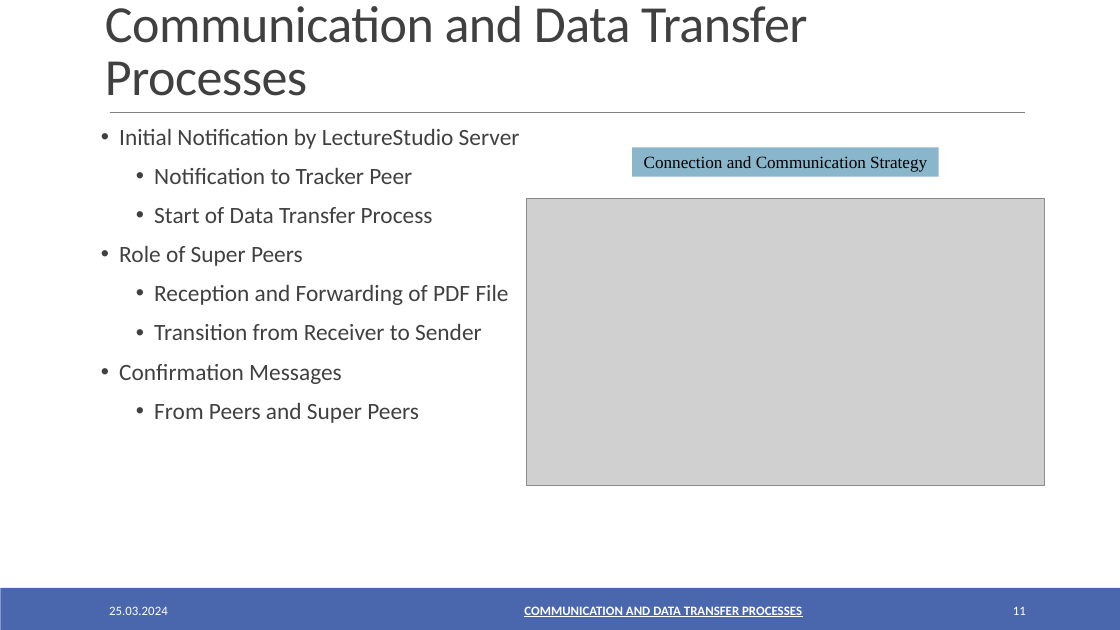
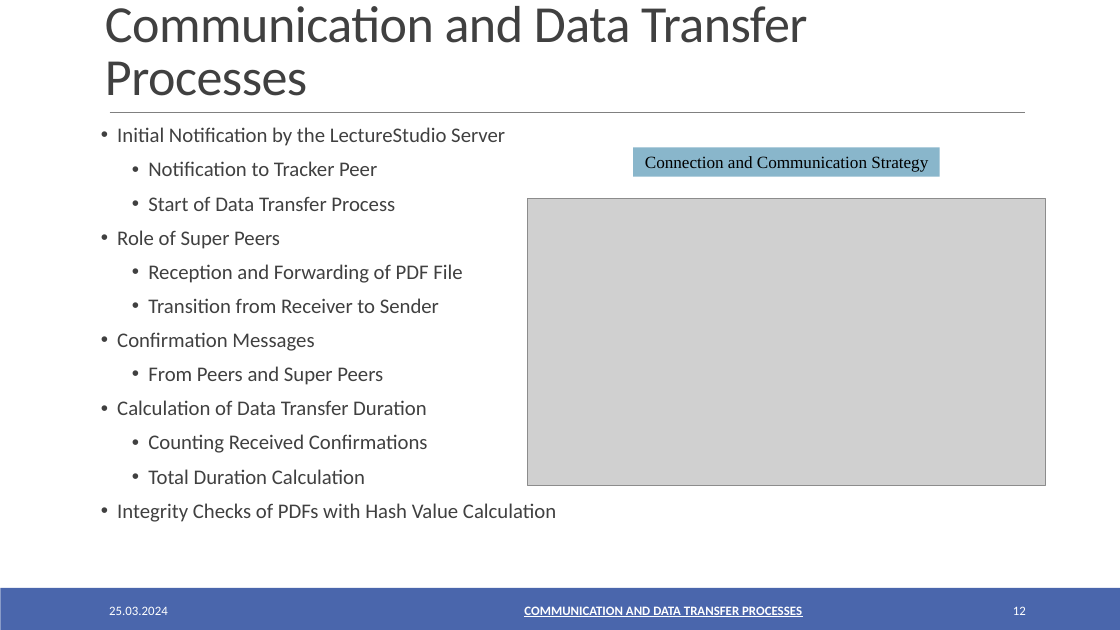
Before and after one commit to oezcankaraca/abschlussvortrag, a slide deck: slide 12 of Abschlussvortrag.pptx (slide 11 before the commit). Drawn at 1120x630 pixels with LibreOffice and Linux fonts; fonts in the diff are those of the drawing; grey boxes stand for pictures. Boxes give left, top, right and bottom in pixels: in the first picture for what was removed or moved away, otherwise in the second. Text is boxed around its words. In the diff, an @@ line names an element or a change of style, - is before the commit and + after.

```diff
--- a/Abschlussvortrag.pptx
+++ b/Abschlussvortrag.pptx
@@ text at <box>117,127,505,146</box>: text changed; size 20 to 17.8 pt @@
-• Initial Notification by LectureStudio Server
+• Initial Notification by the LectureStudio Server
@@ text at <box>117,161,462,385</box>: size 20 to 17.8 pt in "Notification to Tracker Peer", "Start of Data Transfer Process", "Role of Super Peers", "Reception and Forwarding of PDF File" and 3 more places; indent changed; less space between paragraphs @@
@@ text at <box>117,400,556,522</box>: paragraphs added @@
+• Calculation of Data Transfer Duration
+  • Counting Received Confirmations
+  • Total Duration Calculation
+• Integrity Checks of PDFs with Hash Value Calculation
@@ page number at <box>1013,606,1026,615</box>: text changed @@
-11
+12
```
Also in this commit, not shown: 14 other slides changed, 1 slide removed, 3 other files.
